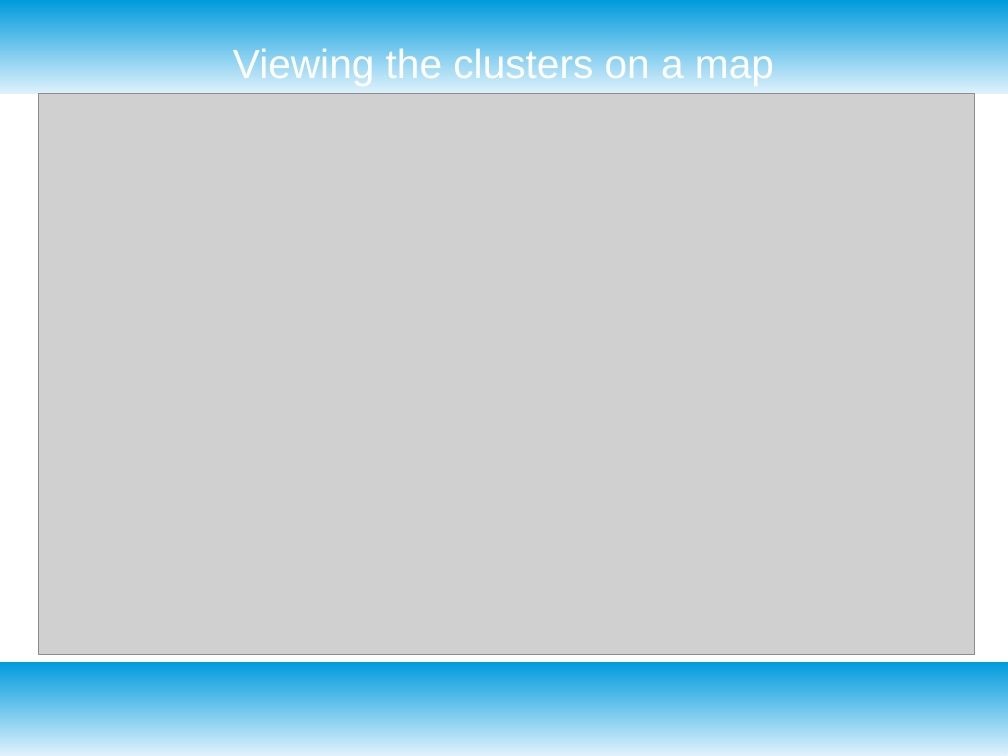
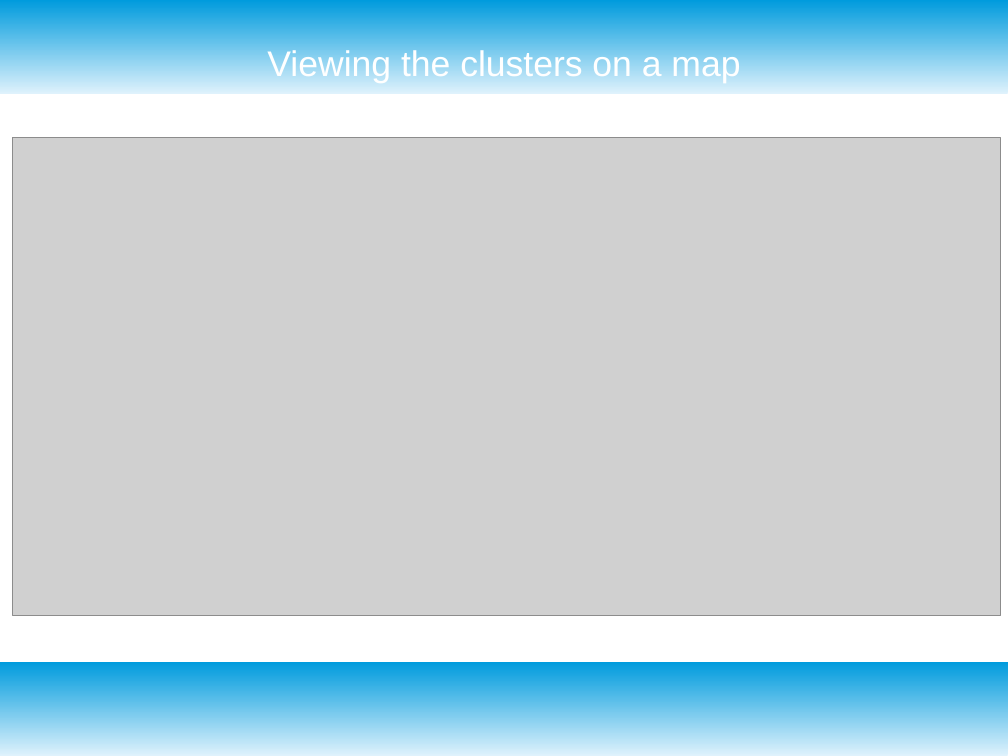
Before and after one commit to Tatenda23/Cousera_Capstone, a slide deck: slide 10 of Presentation.odp (slide 7 before the commit). Drawn at 1008x756 pixels with LibreOffice and Linux fonts; fonts in the diff are those of the drawing; grey boxes stand for pictures. Boxes give left, top, right and bottom in pixels: in the first picture for what was removed or moved away, otherwise in the second. Text is boxed around its words. In the diff, an @@ line names an element or a change of style, - is before the commit and + after.

```diff
--- a/Presentation.odp
+++ b/Presentation.odp
@@ title "Viewing the clusters on a ..." at <box>267,48,740,83</box>: size 32 to 28 pt @@
@@ picture: place and size @@
-picture at <box>38,93,974,655</box>
+picture at <box>13,137,1001,616</box>
```
Also in this commit, not shown: 4 other slides changed, 8 slides added, 3 slides removed, 2 other files.
